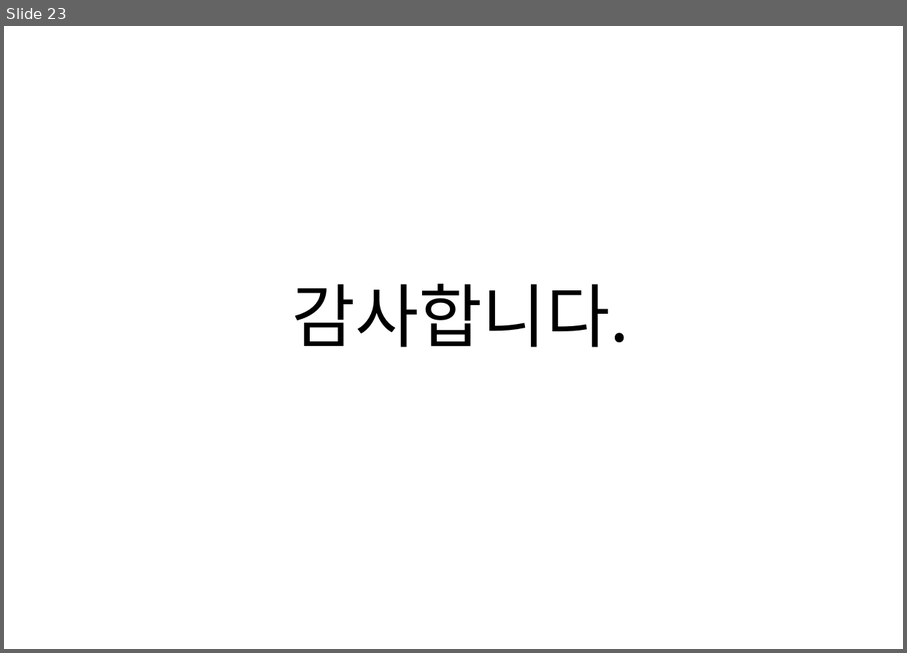
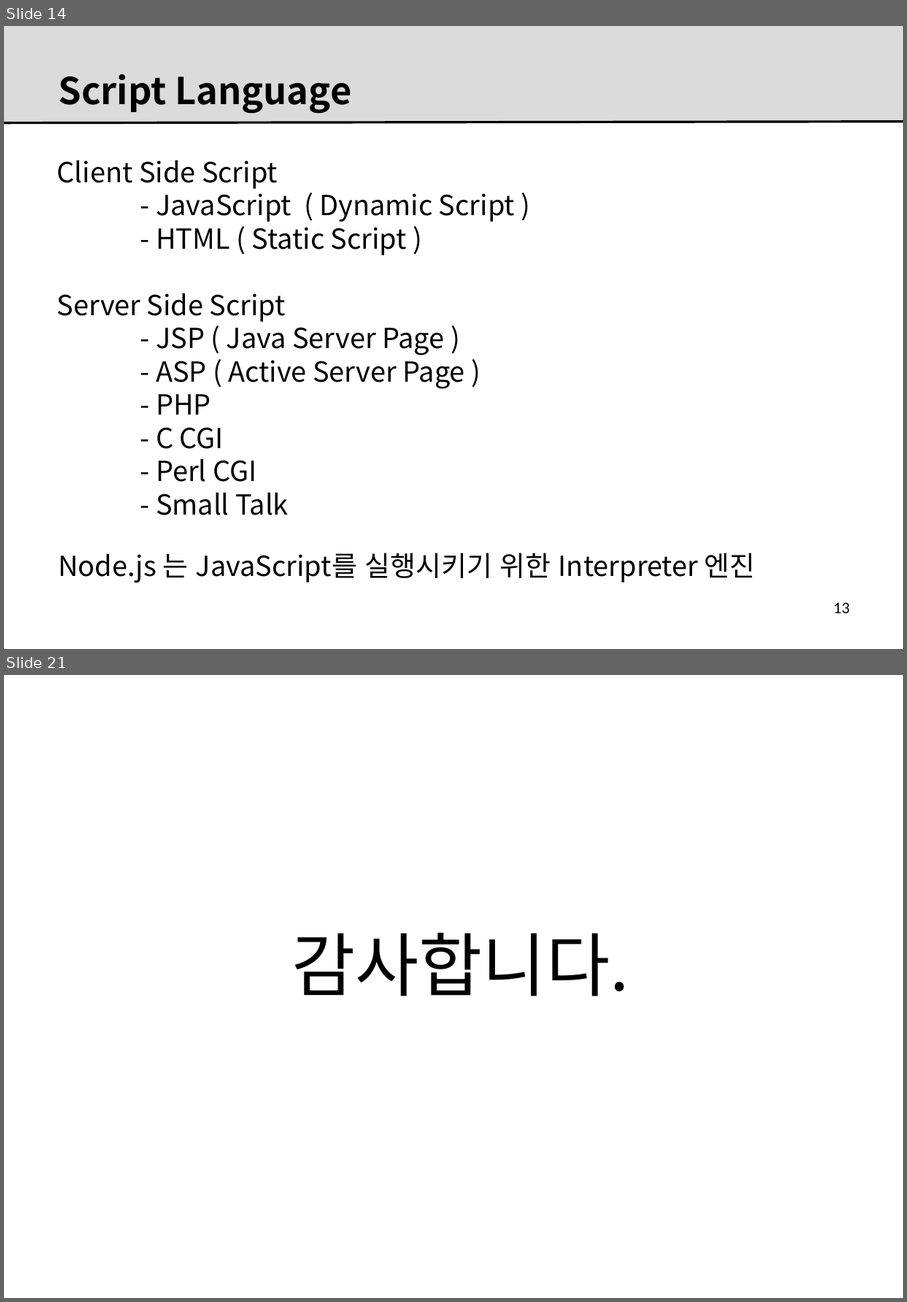
Before and after one commit to kitdvl/CodeX, a slide deck: Lectures/0002.FE.vs.BE.pptx. Shown one above the other, each under a label of ours: slide 23 before the commit, slides 14 and 21 after it; the slides between them are not shown. The pictures are 907x653 and 907x1302 pixels, drawn with LibreOffice and Linux fonts; fonts in the diff are those of the drawing; background and template pictures are left out. Boxes give left, top, right and bottom in pixels: in the first picture for what was removed or moved away, otherwise in the second. Text is boxed around its words. In the diff, an @@ line names an element or a change of style, - is before the commit and + after.

```diff
--- a/Lectures/0002.FE.vs.BE.pptx
+++ b/Lectures/0002.FE.vs.BE.pptx
@@ slide 14 added at bbox=[4, 26, 903, 649], background #FFFFFF @@
@@ rectangle added at bbox=[4, 26, 903, 123], fill #DBDBDB @@
@@ title added at bbox=[59, 74, 351, 114], 32 pt, text #000000, bold @@
+Script Language
@@ line added from (4, 123) to (903, 122), #000000 2 pt @@
@@ text added at bbox=[57, 160, 515, 515], 24 pt, text #000000 @@
+Client Side Script
+- JavaScript ( Dynamic Script )
+- HTML ( Static Script )
+Server Side Script
+- JSP ( Java Server Page )
+- ASP ( Active Server Page )
+- PHP
+- C CGI
+- Perl CGI
+- Small Talk
@@ text added at bbox=[58, 552, 756, 582], 24 pt, text #000000 @@
+Node.js 는 JavaScript를 실행시키기 위한 Interpreter 엔진
@@ page number added at bbox=[834, 602, 850, 613], 14 pt, text #000000 @@
+13
@@ what was slide 23 is now slide 21 @@
```
Also in this commit, not shown: 1 slide changed, 18 other slides added, 21 slides removed, 44 other files.
